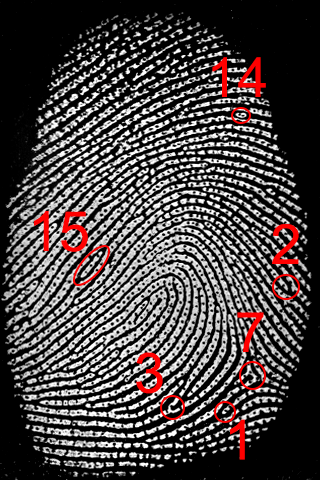
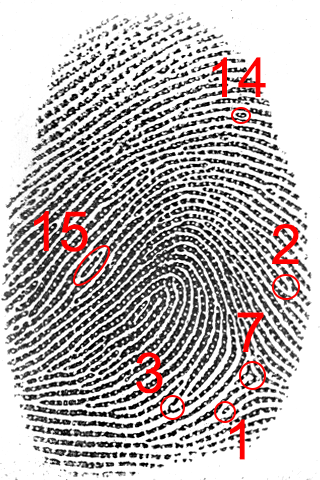
Before/after of a 320x480 layered artwork. What changed in the layer stack:
painted on "Warstwa 0" over box(0, 0, 320, 480)
